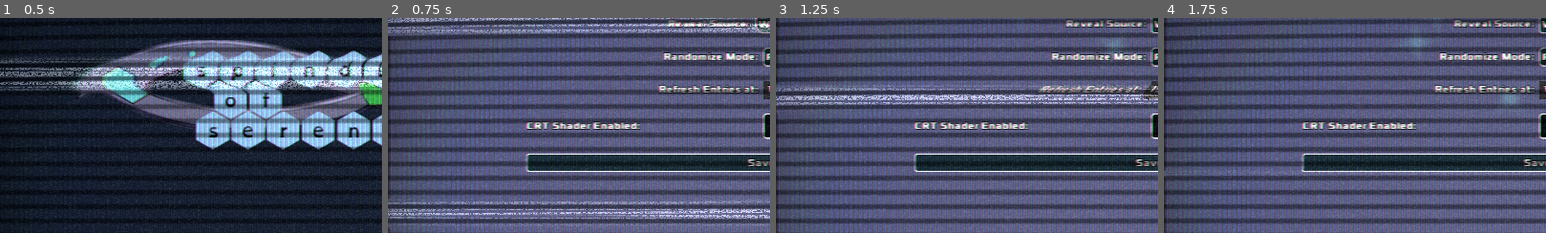
Above: before the commit, frames 1-4 (left to right).
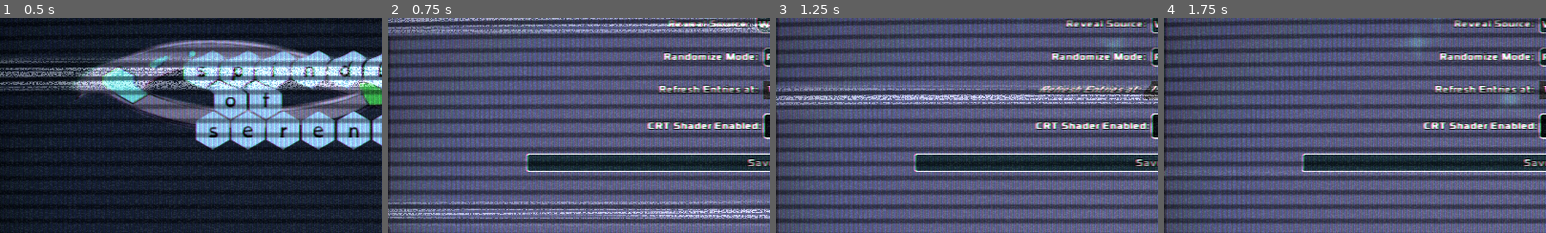
Above: after the commit, the same moments.

Repository: zacryol/spindle-of-serendipity
Game: Godot game, scene res://game/menus/MainMenu.tscn
The game is run twice, just before and just after one commit, with the same random seed, the same clock (stepped at 60 frames per second) and the same inputs.
Inputs:
- Up to frame 1 (0.5 s): no input
- Up to frame 2 (0.75 s): click "Settings" at 0.5 s
- Up to frame 3 (1.25 s): no input
- Up to frame 4 (1.75 s): tap Enter at 1.25 s; tap Backspace at 1.35 s
The pictures show only the part of the screen within x 1-51%, y 8-58%; the shares and areas given below are measured in that part.

Frame 1 is identical in both runs. In frame 2, 1.9% of the frame differs, in the area x 36-98%, y 48-52%; in frame 3, 1.9%; in frame 4, 1.9%.

Commit message:
set alignment of label

Diff:
--- a/godot/game/menus/settings/Settings.tscn
+++ b/godot/game/menus/settings/Settings.tscn
@@ -152,6 +152,7 @@
 margin_bottom = 21.0
 size_flags_horizontal = 3
 text = "CRT Shader Enabled:"
+align = 2
 
 [node name="CheckButton" type="CheckButton" parent="PanelContainer/MarginContainer/TabContainer/General/Scroll/List/CRTShader"]
 margin_right = 74.0
